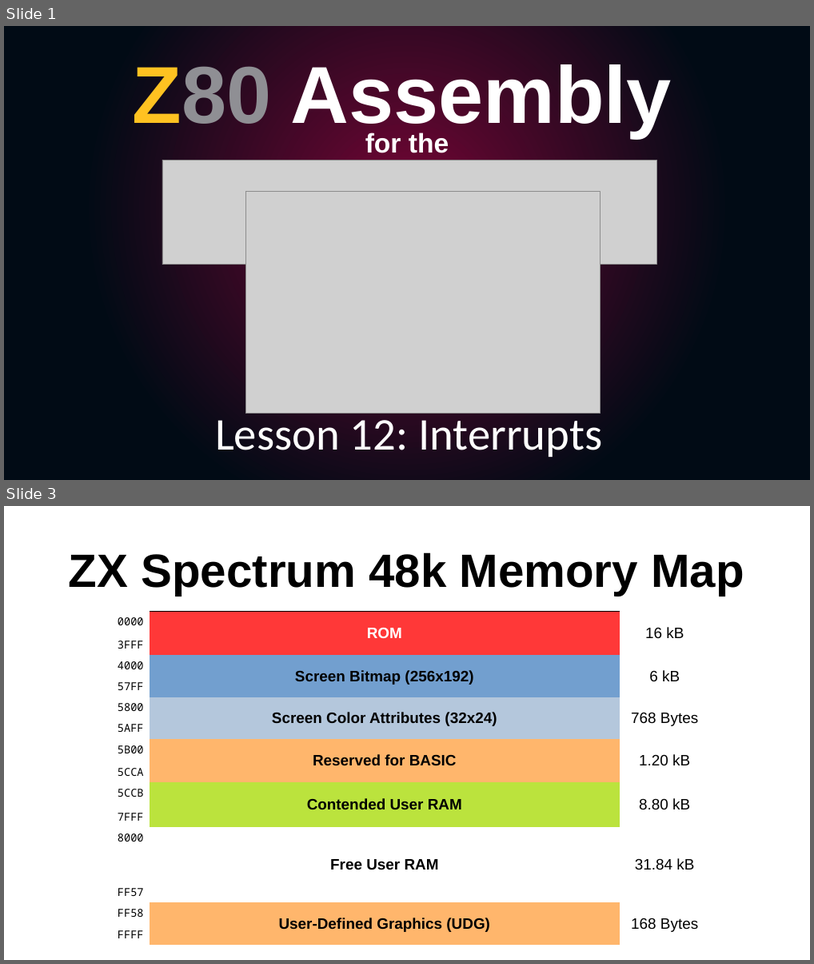
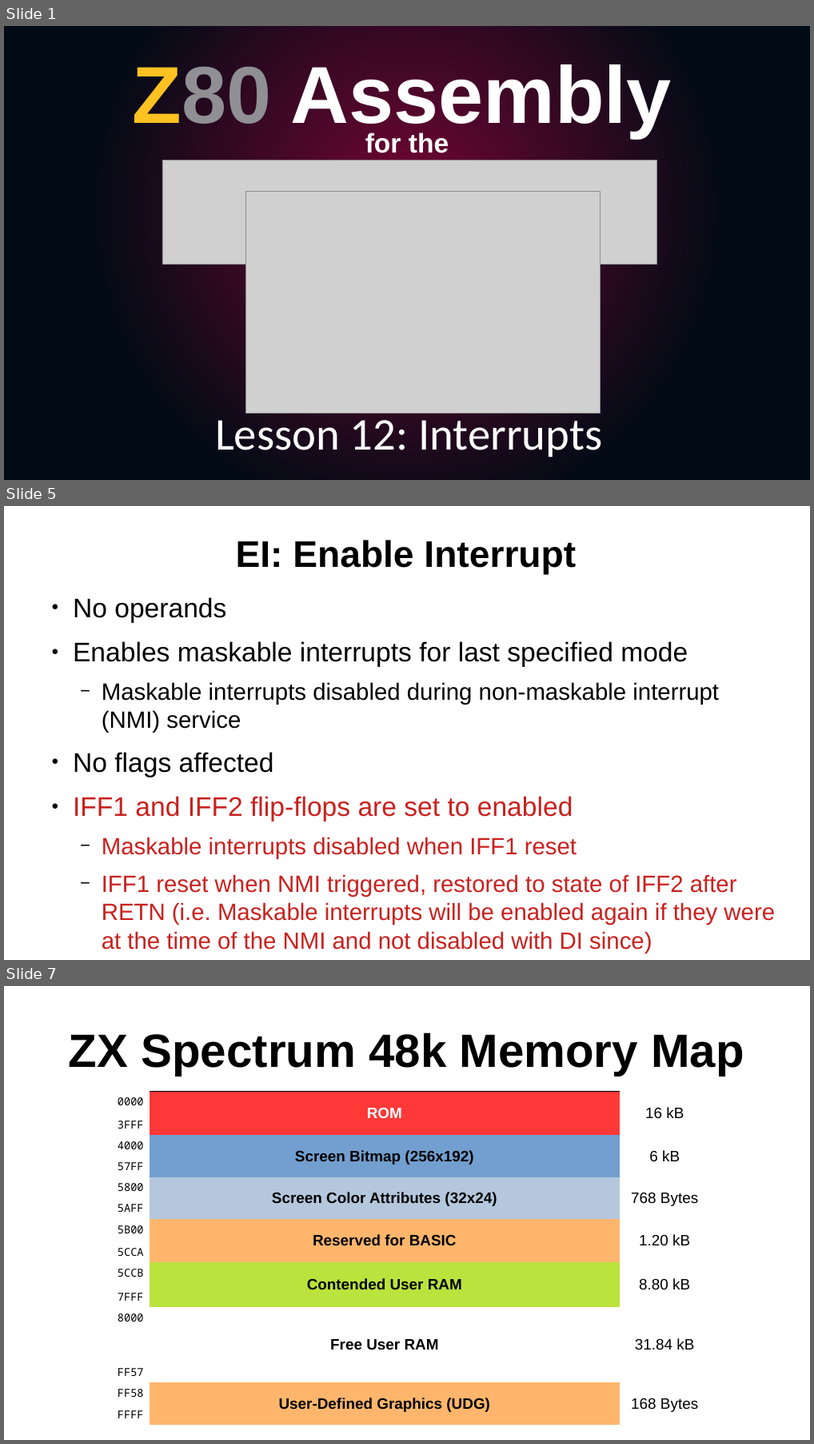
Before and after one commit to SlithyMatt/zxs-assembly-tutorial, a slide deck: Lesson12/Lesson12.odp. Shown one above the other, each under a label of ours: slides 1 and 3 before the commit, slides 1, 5 and 7 after it; the slides between them are not shown. The pictures are 814x964 and 814x1444 pixels, drawn with LibreOffice and Linux fonts; fonts in the diff are those of the drawing; grey boxes stand for pictures. Boxes give left, top, right and bottom in pixels: in the first picture for what was removed or moved away, otherwise in the second. Text is boxed around its words. In the diff, an @@ line names an element or a change of style, - is before the commit and + after.

```diff
--- a/Lesson12/Lesson12.odp
+++ b/Lesson12/Lesson12.odp
@@ slide 5 added at [4, 506, 810, 960], background #FFFFFF @@
@@ title added at [236, 540, 576, 575], 44 pt, text #000000, bold @@
+EI: Enable Interrupt
@@ text added at [73, 597, 775, 953], 28 pt, text #C9211E @@
+● No operands
+● Enables maskable interrupts for last specified mode
+  − Maskable interrupts disabled during non-maskable interrupt (NMI) service
+● No flags affected
+● IFF1 and IFF2 flip-flops are set to enabled
+  − Maskable interrupts disabled when IFF1 reset
+  − IFF1 reset when NMI triggered, restored to state of IFF2 after RETN (i.e. Maskable interrupts will be enabled again if they were at the time of the NMI and not disabled with DI since)
@@ what was slide 3 is now slide 7 @@
```
Also in this commit, not shown: 1 slide changed, 3 other slides added.
